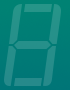
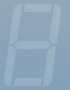
Revision of a layered 70 × 90 image; what changed, layer by layer:
added layer "Lower" (1st of 2) above "Upper" over [0, 0, 70, 90]
showed "Upper" (2nd of 2) over [0, 0, 70, 90]
hid "Lower" (2nd of 2) over [0, 0, 70, 90]
